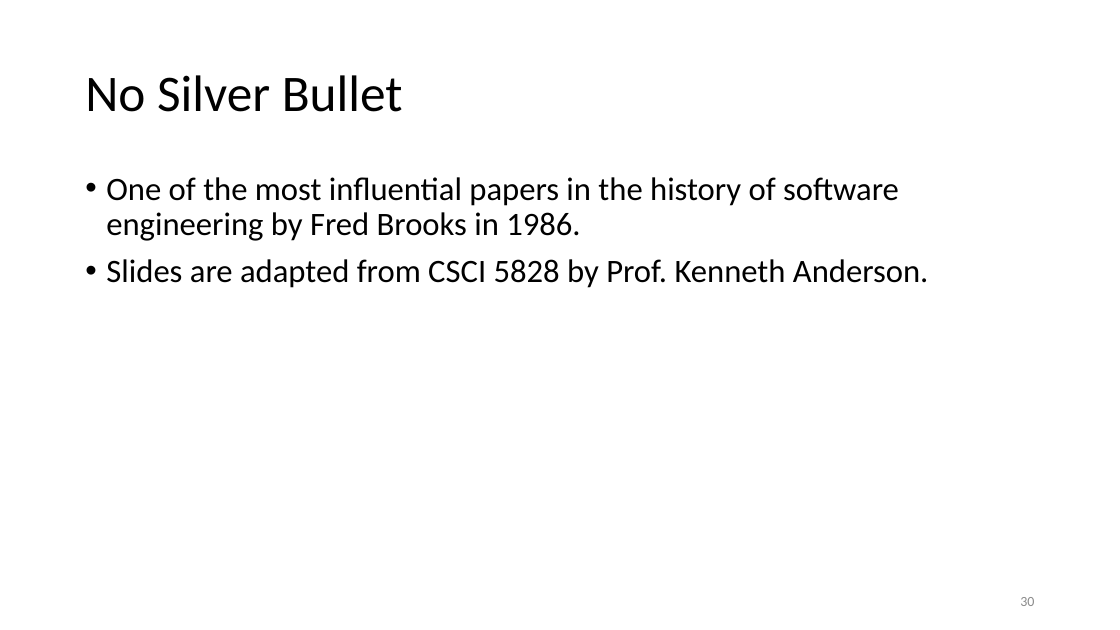
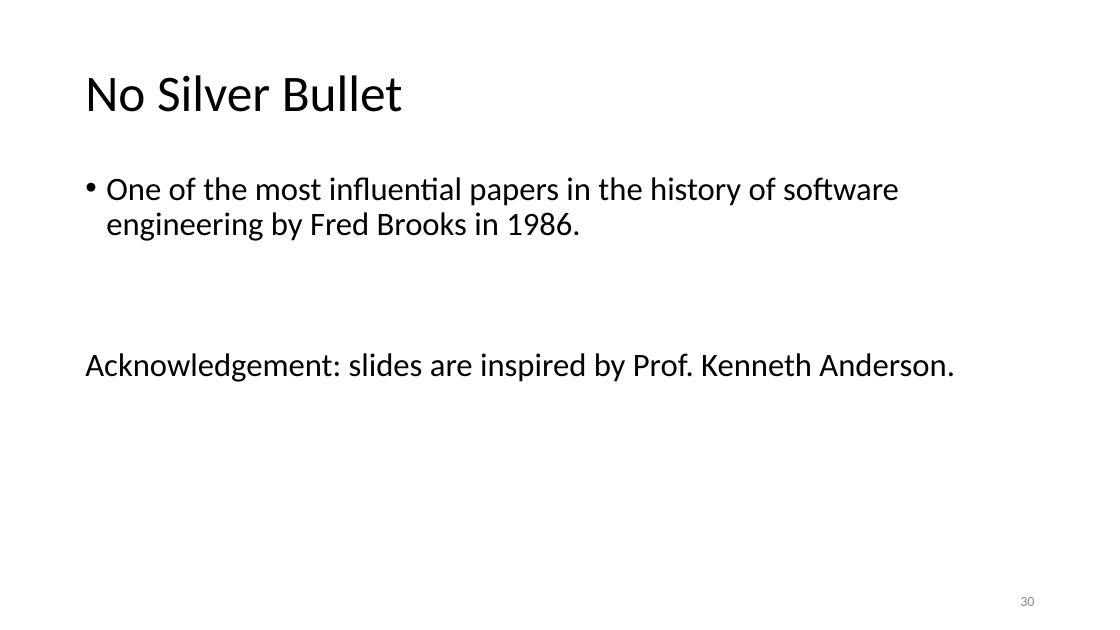
Before and after one commit to tongzhou80/cs6100, a slide deck: slide 30 of slides/Lecture1.pptx. Drawn at 1120x630 pixels with LibreOffice and Linux fonts; fonts in the diff are those of the drawing; background and template pictures are left out. Boxes give left, top, right and bottom in pixels: in the first picture for what was removed or moved away, otherwise in the second. Text is boxed around its words. In the diff, an @@ line names an element or a change of style, - is before the commit and + after.

Commit message:
added parts of no silver bullet to lecture1

```diff
--- a/slides/Lecture1.pptx
+++ b/slides/Lecture1.pptx
@@ text at (85,353,954,382): text changed @@
-• Slides are adapted from CSCI 5828 by Prof. Kenneth Anderson.
+Acknowledgement: slides are inspired by Prof. Kenneth Anderson.
```
Also in this commit, not shown: 1 other slide changed, 6 slides added.
